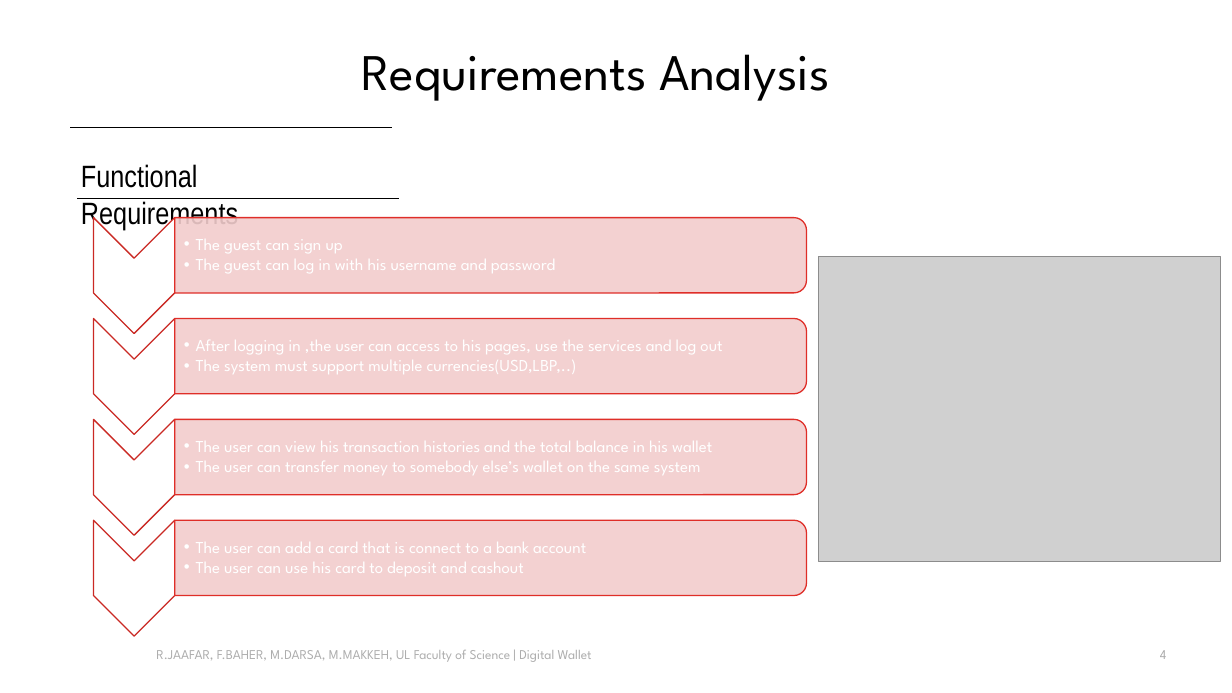
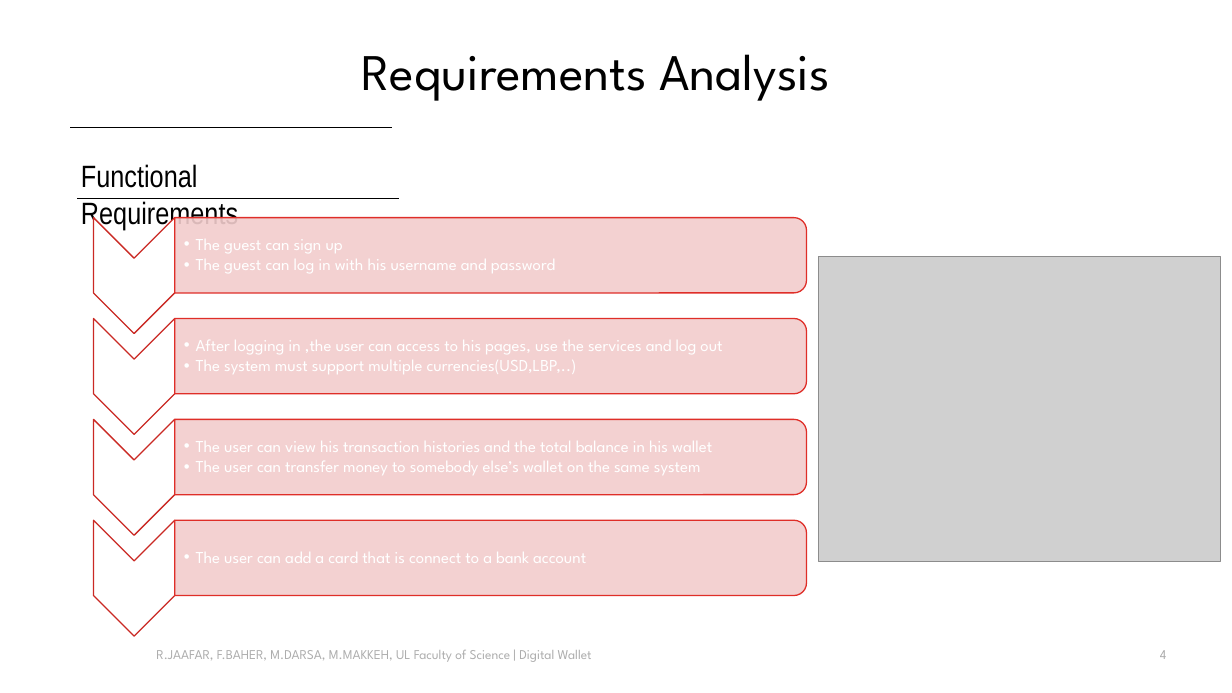
Before and after one commit to MohammadDarsa/digital-wallet, a slide deck: slide 4 of E-Banking_[Rana Jaafar 97456]_[Fatima Baher 98683]_[Mohammad Darsa 97757]_[Mohammad Makke 99243].pptx. Drawn at 1232x693 pixels with LibreOffice and Linux fonts; fonts in the diff are those of the drawing; grey boxes stand for pictures. Boxes give left, top, right and bottom in pixels: in the first picture for what was removed or moved away, otherwise in the second. Text is boxed around its words. In the diff, an @@ line names an element or a change of style, - is before the commit and + after.

```diff
--- a/E-Banking_[Rana Jaafar 97456]_[Fatima Baher 98683]_[Mohammad Darsa 97757]_[Mohammad Makke 99243].pptx
+++ b/E-Banking_[Rana Jaafar 97456]_[Fatima Baher 98683]_[Mohammad Darsa 97757]_[Mohammad Makke 99243].pptx
@@ text at <box>196,562,524,576</box>: paragraph removed @@
-  •• The user can use his card to deposit and cashout
```
Also in this commit, not shown: 1 slide added, 22 other files.
